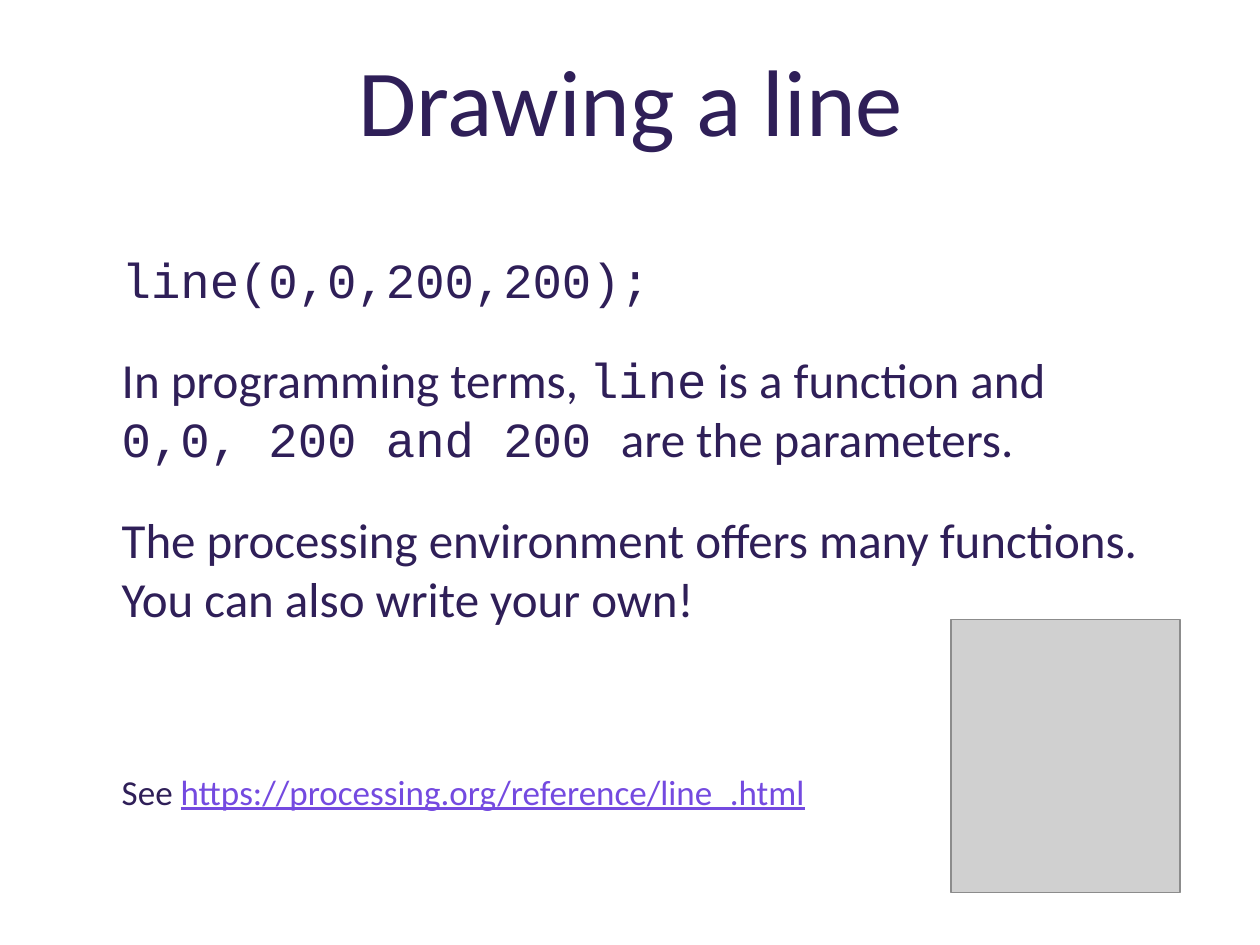
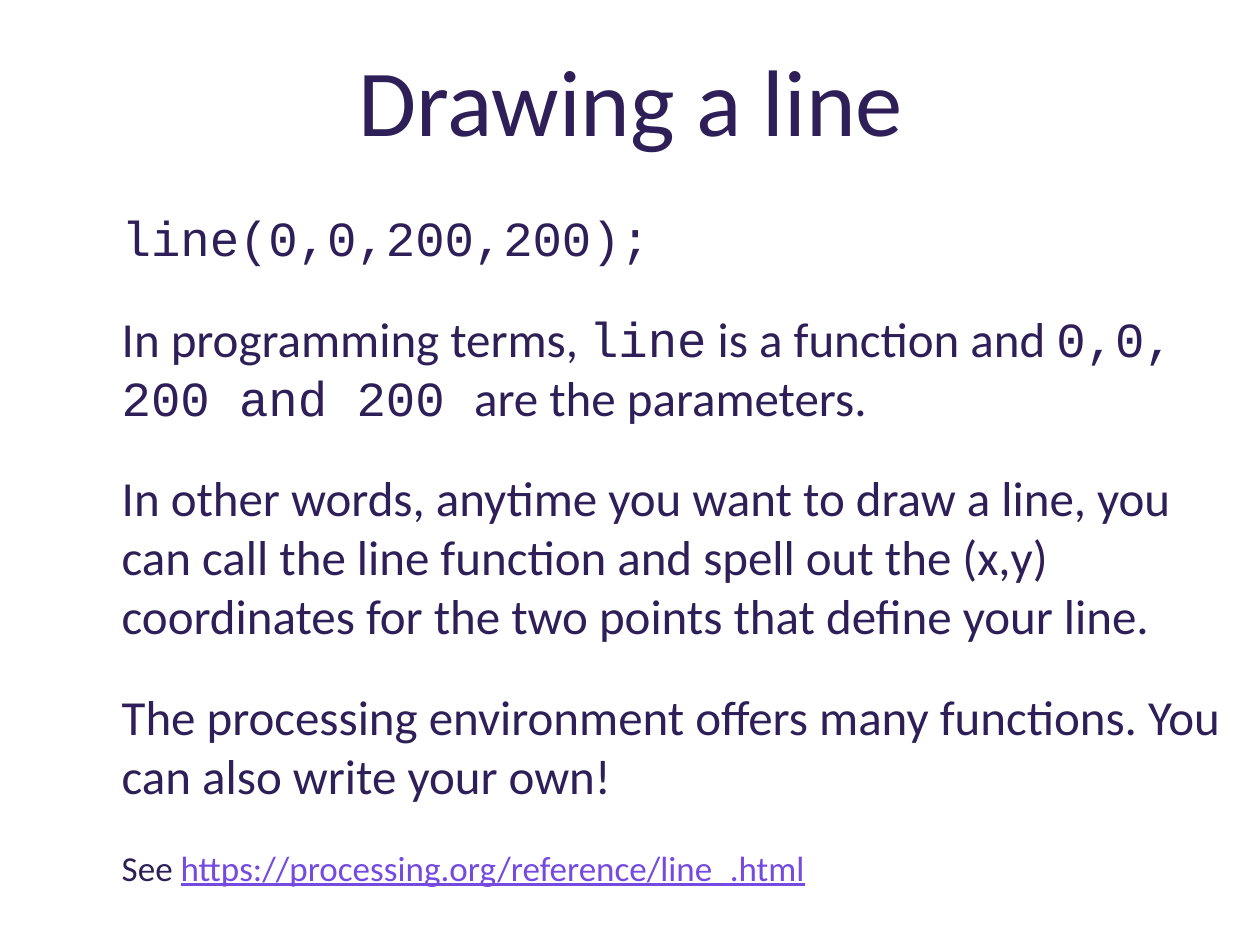
Before and after one commit to deenaengel/TF3_ProcessingSlides, a slide deck: slide 11 of Processing_Presentation_TF3_DE_notes.pptx (slide 10 before the commit). Drawn at 1260x945 pixels with LibreOffice and Linux fonts; fonts in the diff are those of the drawing; grey boxes stand for pictures; background and template pictures are left out. Boxes give left, top, right and bottom in pixels: in the first picture for what was removed or moved away, otherwise in the second. Text is boxed around its words. In the diff, an @@ line names an element or a change of style, - is before the commit and + after.

```diff
--- a/Processing_Presentation_TF3_DE_notes.pptx
+++ b/Processing_Presentation_TF3_DE_notes.pptx
@@ text "line(0,0,200,200);": place and size @@
-text "line(0,0,200,200);" at <box>122,262,1137,811</box>
+text "line(0,0,200,200);" at <box>122,221,1220,887</box>
@@ text at <box>122,482,1170,642</box>: paragraph added @@
+In other words, anytime you want to draw a line, you can call the line function and spell out the (x,y) coordinates for the two points that define your line.
@@ picture removed at <box>951,619,1181,892</box> @@
```
Also in this commit, not shown: 15 other slides changed, 1 slide added.
